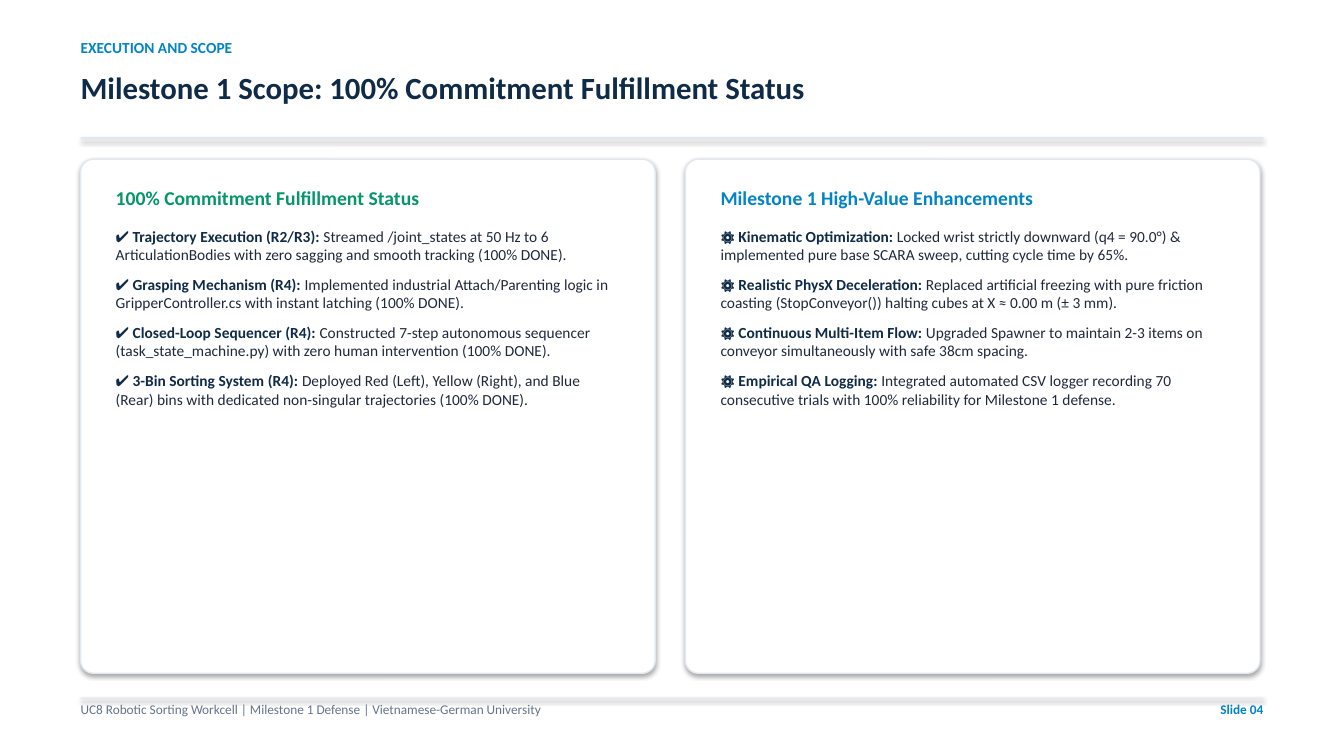
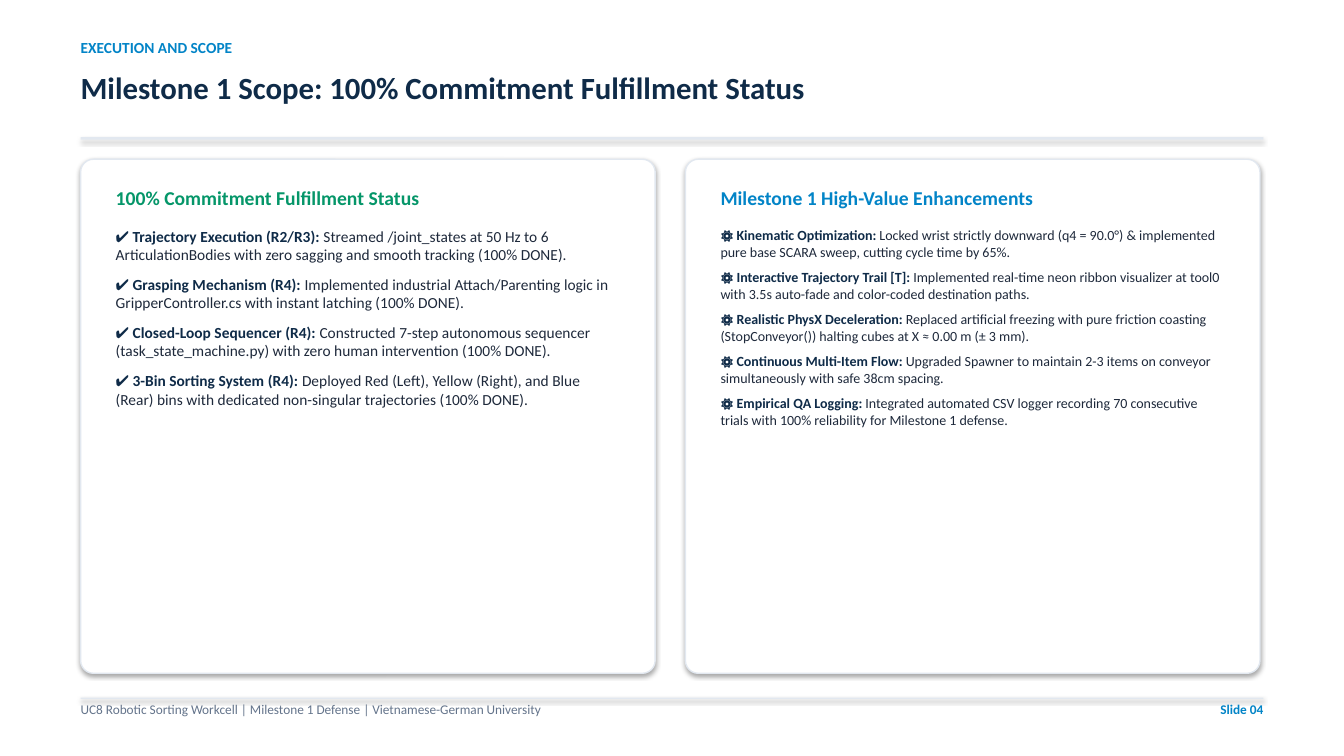
Before and after one commit to Aqikop/VGU26-Project-UC8, a slide deck: slide 4 of docs/week05/UC8_Week05_Milestone1_Presentation.pptx. Drawn at 1344x756 pixels with LibreOffice and Linux fonts; fonts in the diff are those of the drawing. Boxes give left, top, right and bottom in pixels: in the first picture for what was removed or moved away, otherwise in the second. Text is boxed around its words. In the diff, an @@ line names an element or a change of style, - is before the commit and + after.

Commit message:
docs(week05): update Milestone 1 slides with Trajectory Visualizer [T] feature and log recent trials

```diff
--- a/docs/week05/UC8_Week05_Milestone1_Presentation.pptx
+++ b/docs/week05/UC8_Week05_Milestone1_Presentation.pptx
@@ text at [721,230,1215,428]: size 11 to 10 pt in "⚙ Kinematic Optimization: Locked wrist strictly downward ...", "⚙ Realistic PhysX Deceleration: Replaced artificial freezing ...", "⚙ Continuous Multi-Item Flow: Upgraded Spawner to ...", "⚙ Empirical QA Logging: Integrated automated CSV ..."; less space between paragraphs @@
@@ text at [721,271,1220,302]: paragraph added @@
+⚙ Interactive Trajectory Trail [T]: Implemented real-time neon ribbon visualizer at tool0 with 3.5s auto-fade and color-coded destination paths.
```
Also in this commit, not shown: 3 other slides changed, 6 other files.
